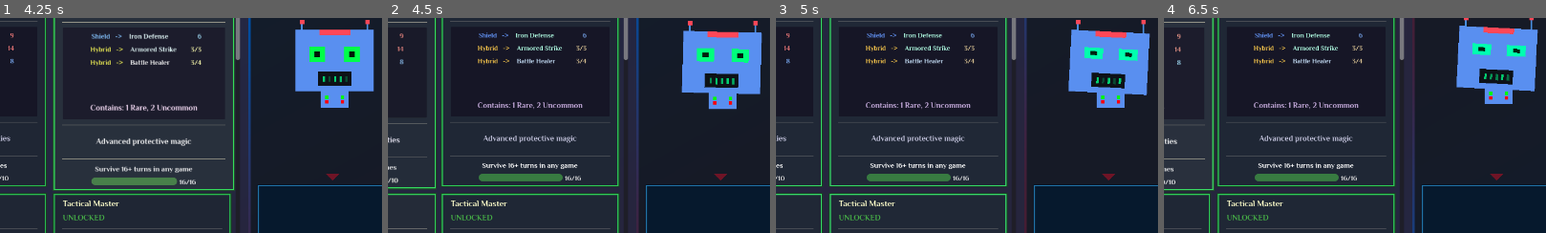
Above: before the commit, frames 1-4 (left to right).
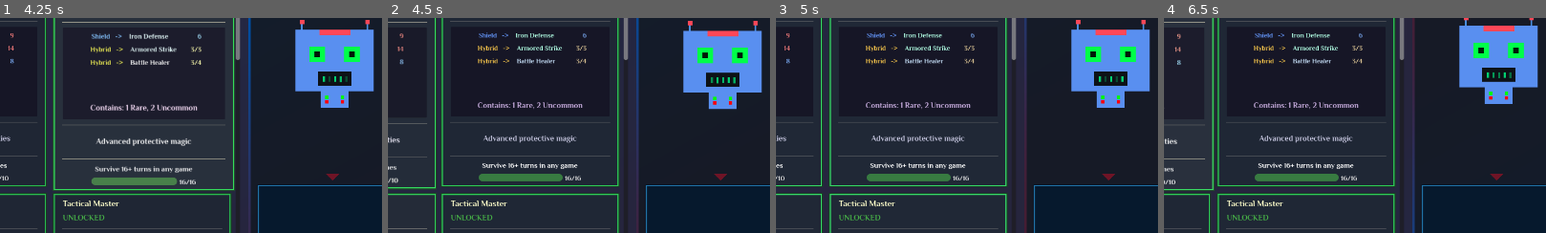
Above: after the commit, the same moments.

Repository: lextrack/Card-Vault-Keeper-Arena
Game: Godot game, scene res://scenes/MainMenu.tscn
Same seed, same stepped clock (60 frames per second), same inputs: the game is played once before the commit and once after it. Sound files missing from this copy of the repository are replaced by a short silence.
Inputs (mouse positions are % of the whole screen's width and height, from its top left):
- Up to frame 1 (4.25 s): click "GUARDIAN'S VAULT" at 0.5 s; tap Enter (game_select) at 1.25 s; move the mouse to (72, 45) at 1.27 s; hold Right (ui_right) 1.28-2 s; hold C (ChallengeHub_access) 1.28-2 s; click (72, 45) at 1.42 s; click "DEBUG" at 2 s; drag from (30, 55) to (45, 70) at 2.77 s; move the mouse to (60, 28) at 3.52 s; hold Right (ui_right) from 3.53 s (still down); hold C (ChallengeHub_access) from 3.53 s (still down)
- Up to frame 2 (4.5 s): release Right (ui_right) at 4.25 s; release C (ChallengeHub_access) at 4.25 s; drag from (45, 70) to (20, 35) at 4.27 s
- Up to frame 3 (5 s): no input
- Up to frame 4 (6.5 s): move the mouse to (80, 65) at 5.02 s; hold Left (ui_left) 5.03-5.75 s; hold C (ChallengeHub_access) 5.03-5.75 s; drag from (20, 35) to (35, 25) at 5.77 s
The pictures show only the part of the screen within x 44-94%, y 20-70%; the shares and areas given below are measured in that part.

Frame 1 is identical in both runs. In frame 2, 1.3% of the frame differs, in the area x 76-98%, y 5-36%; in frame 3, 1.9%; in frame 4, 1.9%, in the area x 76-98%, y 3-35%.

Commit message:
Minor changes

Diff:
--- a/scripts/ChallengeHub.gd
+++ b/scripts/ChallengeHub.gd
@@ -123,7 +123,7 @@
 var meta_dialogs = [
 	"Did you know I was almost called 'CardBot3000'? Thank the developer I wasn't.",
 	"Sometimes I wonder if I'm truly AI or just very elaborate if-statements... it keeps me up at night.",
-	"The developer spent 3 hours debugging my eye animations. Priorities, right?",
+	"The developer spent 3 hours debugging my mouth animations. Priorities, right?",
 	"In an early build, I had a coffee addiction animation. It was... concerning.",
 	"Fun fact: my dialogue system has exactly 127 possible variations. This might not be one of them."
 ]
@@ -775,55 +775,7 @@
 	play_ui_sound("unlock")
 
 func _on_bundle_hovered(bundle_info: Dictionary):
-	if not robot_head_instance:
-		return
-
-	if bundle_info.get("can_unlock", false):
-		robot_head_instance.react_to_event("hover_unlockable")
-
-		if randf() < 0.4:
-			var unlockable_dialogs = [
-				"This one's ready for you...",
-				"The vault awaits your command.",
-				"Power within reach. Will you claim it?",
-				"Ready when you are, warrior.",
-				"One click away from power...",
-				"The seal weakens. Strike now."
-			]
-			dialog_manager.queue_sequence([unlockable_dialogs[randi() % unlockable_dialogs.size()]])
-
-	elif bundle_info.get("unlocked", false):
-		robot_head_instance.react_to_event("hover_unlocked")
-
-		if randf() < 0.25:
-			var unlocked_dialogs = [
-				"Already yours... and mine.",
-				"These cards serve us both now.",
-				"Unlocked. But mastered?",
-				"You earned these. Use them wisely.",
-				"I've been practicing with these...",
-				"Familiar cards. Dangerous cards."
-			]
-			dialog_manager.queue_sequence([unlocked_dialogs[randi() % unlocked_dialogs.size()]])
-
-	else:
-		robot_head_instance.react_to_event("hover_locked")
-
-		if randf() < 0.35:
-			var locked_dialogs = [
-				"Locked tight. Prove yourself first.",
-				"Not yet. Complete the challenge.",
-				"Patience. The vault guards its secrets.",
-				"Earn it through battle.",
-				"The seal holds. For now.",
-				"These cards don't give themselves away..."
-			]
-			dialog_manager.queue_sequence([locked_dialogs[randi() % locked_dialogs.size()]])
-
-	if OS.is_debug_build():
-		print("Bundle hovered: ", bundle_info.get("name", "Unknown"),
-			  " | Unlocked: ", bundle_info.get("unlocked", false),
-			  " | Can unlock: ", bundle_info.get("can_unlock", false))
+	pass
 
 func _on_bundle_unhovered():
 	if robot_head_instance:
--- a/scripts/EnemyDatabase.gd
+++ b/scripts/EnemyDatabase.gd
@@ -60,7 +60,7 @@
 		"name": "Necromancer King",
 		"difficulty": "expert",
 		"effect": "time_limit",
-		"description": "Defeat the boss in 75 seconds or lose"
+		"description": "Defeat the boss before time runs out."
 	}
 ]
 
@@ -132,7 +132,7 @@
 	for boss in _boss_pool:
 		if boss.name == boss_name and boss.effect == "time_limit":
 			if boss.difficulty == "hard":
-				return 90.0
+				return 115.0
 			elif boss.difficulty == "expert":
-				return 75.0
-	return 90.0
+				return 95.0
+	return 115.0
--- a/scripts/GameBalance.gd
+++ b/scripts/GameBalance.gd
@@ -64,7 +64,7 @@
 	match difficulty:
 		"normal":
 			return {
-				"hp": 50,
+				"hp": 52,
 				"mana": 11,
 				"cards_per_turn": 2,
 				"hand_size": 6,
